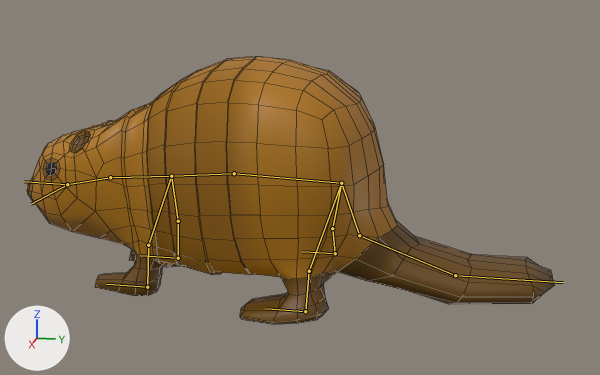
The FBX model QuackingAwesome/Assets/Animals/TheBeaver.fbx: old version first, new version second.
Before and after are seen from a 50 mm camera at (1.686, 0.491, 0.638) aimed at (0.003, 0.154, 0.217). Every picture has the same lights, and +X, +Y and +Z are marked at lower left. The bones that bend it are drawn over the model as lines. Mesh edges are drawn as thin lines.

The first picture shows 'Beaver'.
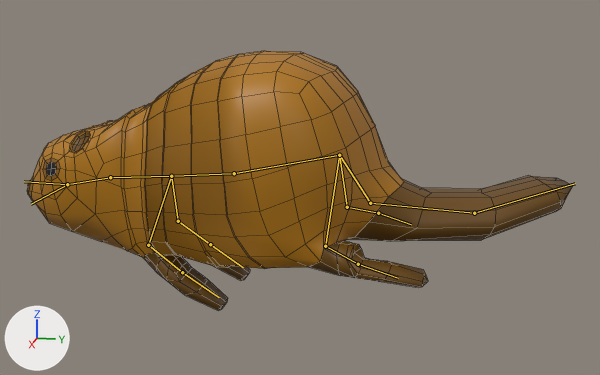
The newer file adds an action. The first version stands in its rest pose; the second is drawn at frame 5 of the action 'ArmatureBeaver|Quack.001'.

Pixel boxes (x1, y1, x2, y2) of what changed, in the pictures (600 x 375 px):
'Beaver', posed
    before: (27, 56, 555, 324)
    after: (27, 51, 573, 310)
bone 'Bone.010', root to tip
    before: (148, 245) to (147, 287)
    after: (148, 245) to (182, 272)
bone 'Bone.011', root to tip
    before: (147, 287) to (106, 284)
    after: (182, 272) to (219, 297)
bone 'Bone.016', root to tip
    before: (178, 221) to (178, 258)
    after: (178, 221) to (210, 244)
bone 'Bone.017', root to tip
    before: (178, 258) to (140, 255)
    after: (210, 244) to (243, 267)
bone 'Bone.001', root to tip
    before: (234, 173) to (341, 183)
    after: (234, 173) to (339, 155)
bone 'Bone.003', root to tip
    before: (359, 235) to (455, 275)
    after: (370, 203) to (474, 213)
bone 'Bone.004', root to tip
    before: (455, 275) to (563, 282)
    after: (474, 213) to (575, 183)
bone 'Bone.013', root to tip
    before: (309, 271) to (305, 311)
    after: (325, 246) to (358, 264)
bone 'Bone.014', root to tip
    before: (305, 311) to (265, 308)
    after: (358, 264) to (398, 278)
bone 'Bone.019', root to tip
    before: (332, 228) to (335, 253)
    after: (347, 207) to (378, 213)
bone 'Bone.020', root to tip
    before: (335, 253) to (302, 251)
    after: (378, 213) to (411, 224)

The change in detail:
Bone 'Bone.010' (bone_bone_010) turns from (0, 0, 0) to (5, 6, -56) degrees about its own x, y and z.
Bone 'Bone.011' (bone_bone_011) turns from (0, 0, 0) to (11, 10, -88) degrees about its own x, y and z.
Bone 'Bone.016' (bone_bone_016) turns from (0, 0, 0) to (8, 1, -57) degrees about its own x, y and z.
Bone 'Bone.017' (bone_bone_017) turns from (0, 0, 0) to (11, 10, -88) degrees about its own x, y and z.
Bone 'Bone.001' (bone_bone_001) turns from (0, 0, 0) to (15, 0, 0) degrees about its own x, y and z.
Bone 'Bone.003' (bone_bone_003) turns from (0, 0, 0) to (1, -2, 7) degrees about its own x, y and z.
Bone 'Bone.004' (bone_bone_004) turns from (0, 0, 0) to (1, 1, 6) degrees about its own x, y and z.
Bone 'Bone.013' (bone_bone_013) turns from (0, 0, 0) to (1, 28, 52) degrees about its own x, y and z.
Bone 'Bone.014' (bone_bone_014) turns from (0, 0, 0) to (-47, 29, 62) degrees about its own x, y and z.
Bone 'Bone.019' (bone_bone_019) turns from (0, 0, 0) to (-22, -17, 56) degrees about its own x, y and z.
Bone 'Bone.020' (bone_bone_020) turns from (0, 0, 0) to (-47, 29, 62) degrees about its own x, y and z.
